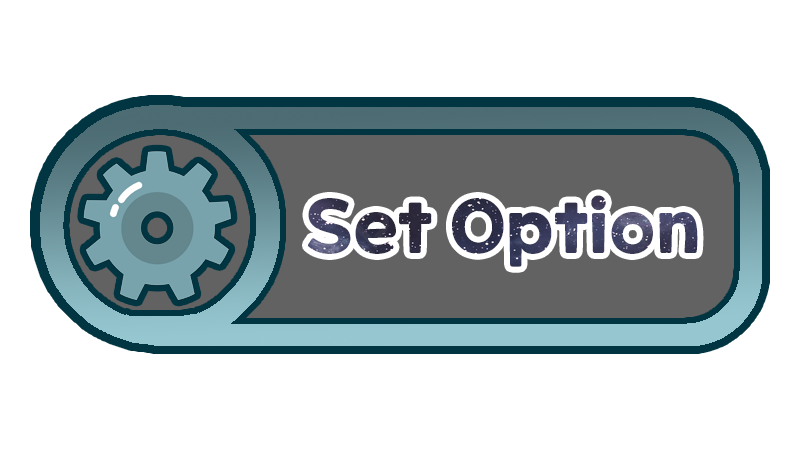
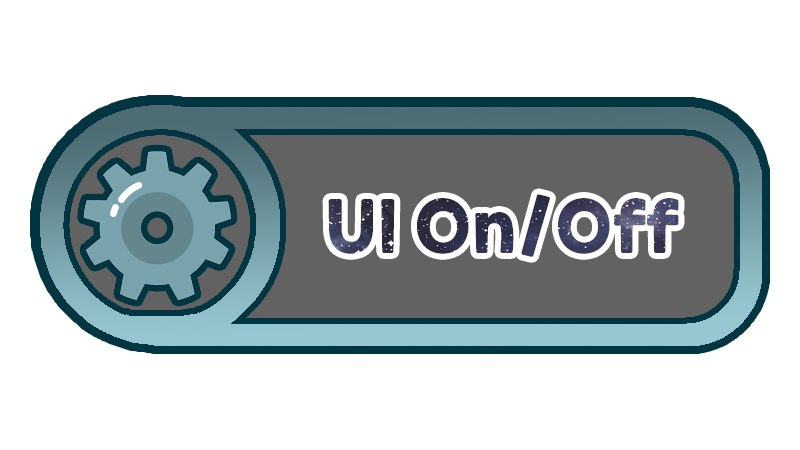
Two versions of the same layered image (800x450). Layer-by-layer changes:
renamed "Set Option" to "UI On/Off", painted on it over <box>308,194,698,267</box>
